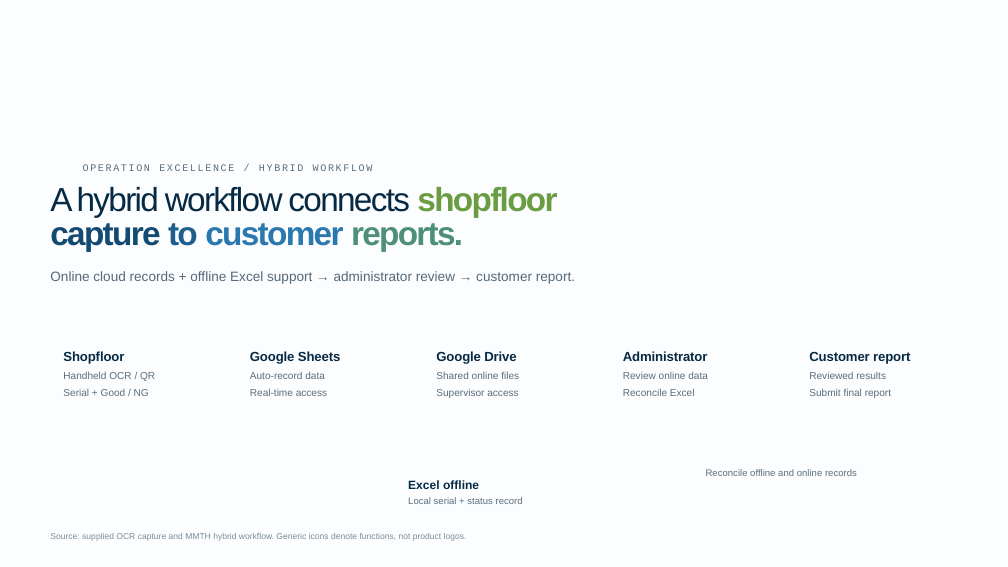
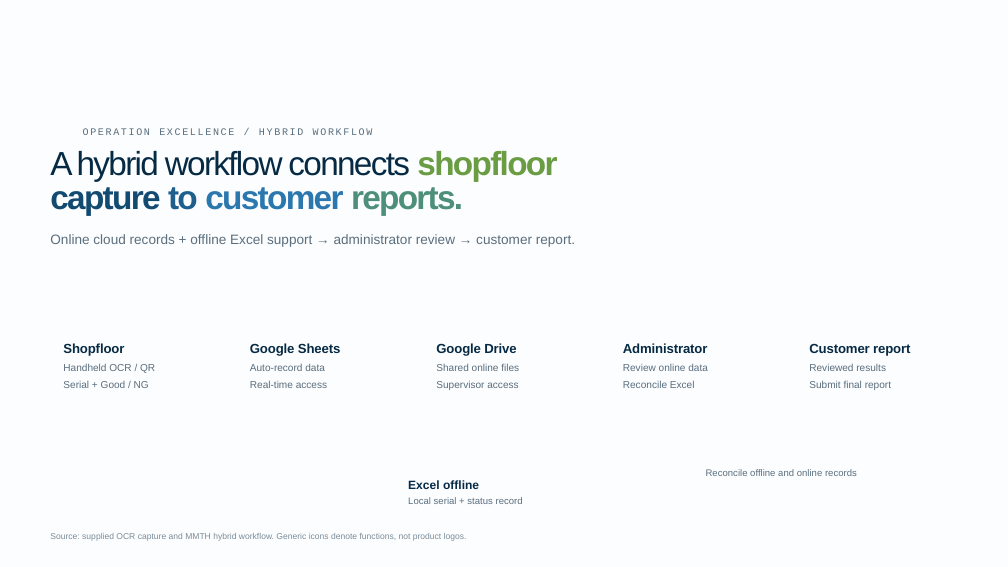
Before and after one commit to nutdanais/trigo-manpower-board, a slide deck: slide 10 of design/intro-deck/Non-Rayong-Overview-2026.pptx. Drawn at 1008x567 pixels with LibreOffice and Linux fonts; fonts in the diff are those of the drawing; background and template pictures are left out. Boxes give left, top, right and bottom in pixels: in the first picture for what was removed or moved away, otherwise in the second. Text is boxed around its words. In the diff, an @@ line names an element or a change of style, - is before the commit and + after.

```diff
--- a/design/intro-deck/Non-Rayong-Overview-2026.pptx
+++ b/design/intro-deck/Non-Rayong-Overview-2026.pptx
@@ 3 texts: place and size @@
-3 texts at [50,164,575,284]
+3 texts at [50,128,575,247]
@@ text "Online cloud records + offline ..." at [50,234,575,247]: text colour #55697A to #5A6E7E @@
@@ 15 texts: place and size @@
-15 texts at [63,351,910,398]
+15 texts at [63,343,910,390]
```
Also in this commit, not shown: 10 other slides changed, 5 other files.
